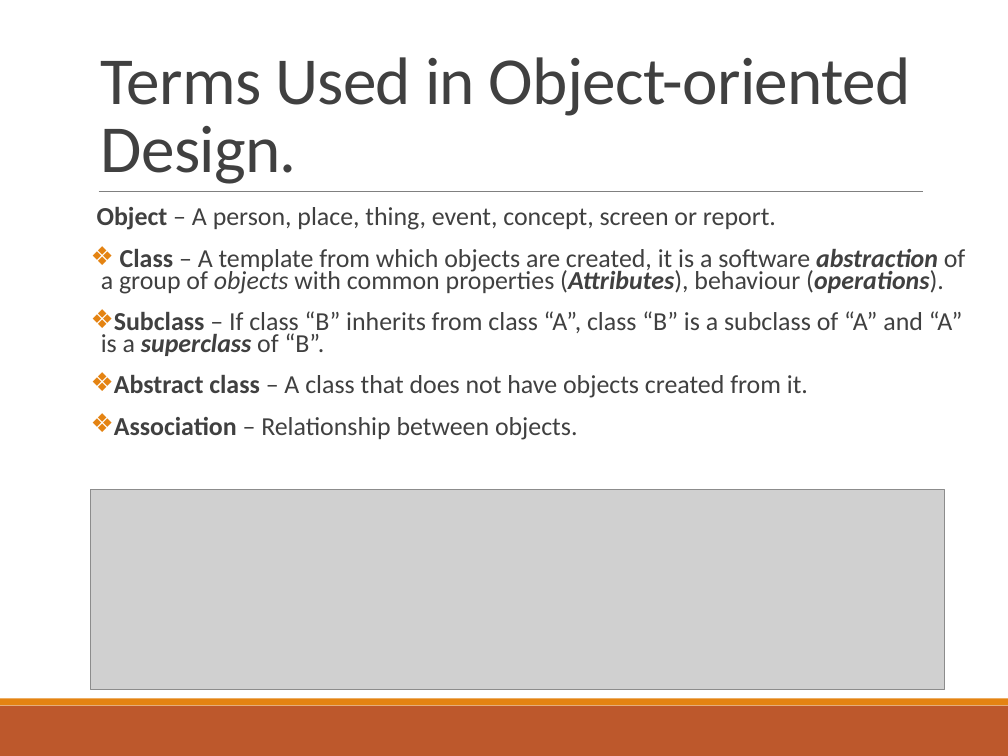
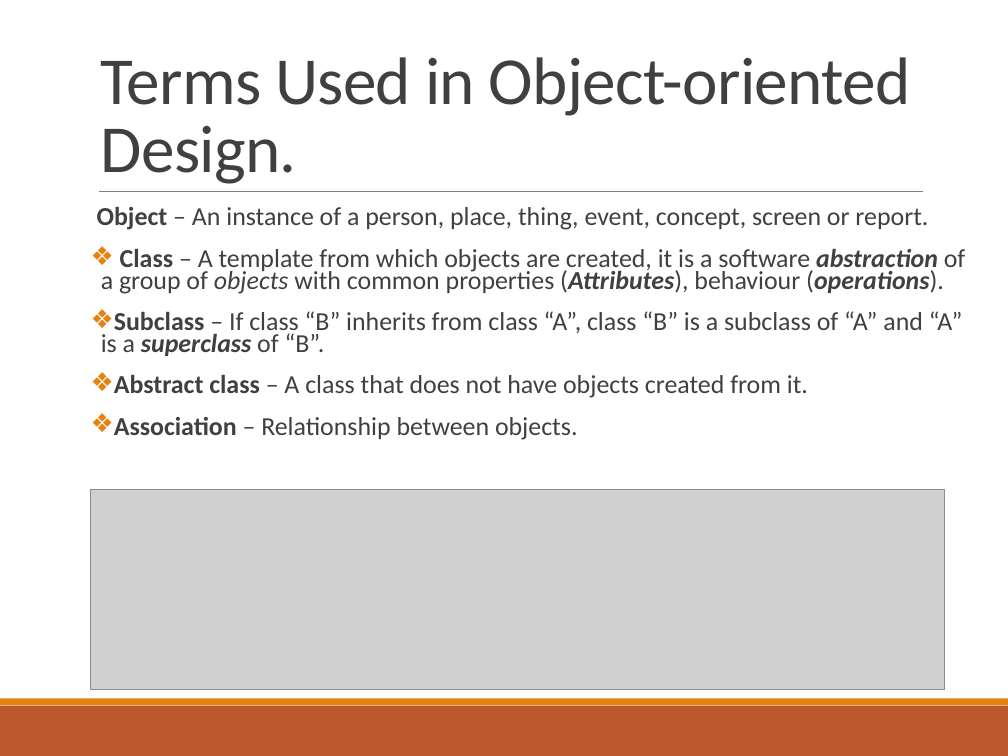
Before and after one commit to deeperj/dillinger, a slide deck: slide 6 of thesis/ukapp2/wqu_isc/sofware_design/Javabc03.pptx. Drawn at 1008x756 pixels with LibreOffice and Linux fonts; fonts in the diff are those of the drawing; grey boxes stand for pictures. Boxes give left, top, right and bottom in pixels: in the first picture for what was removed or moved away, otherwise in the second. Text is boxed around its words. In the diff, an @@ line names an element or a change of style, - is before the commit and + after.

```diff
--- a/thesis/ukapp2/wqu_isc/sofware_design/Javabc03.pptx
+++ b/thesis/ukapp2/wqu_isc/sofware_design/Javabc03.pptx
@@ text at (97,207,928,230): text changed @@
-Object – A person, place, thing, event, concept, screen or report.
+Object – An instance of a person, place, thing, event, concept, screen or report.
```
Also in this commit, not shown: 4 other slides changed, 9 other files.
